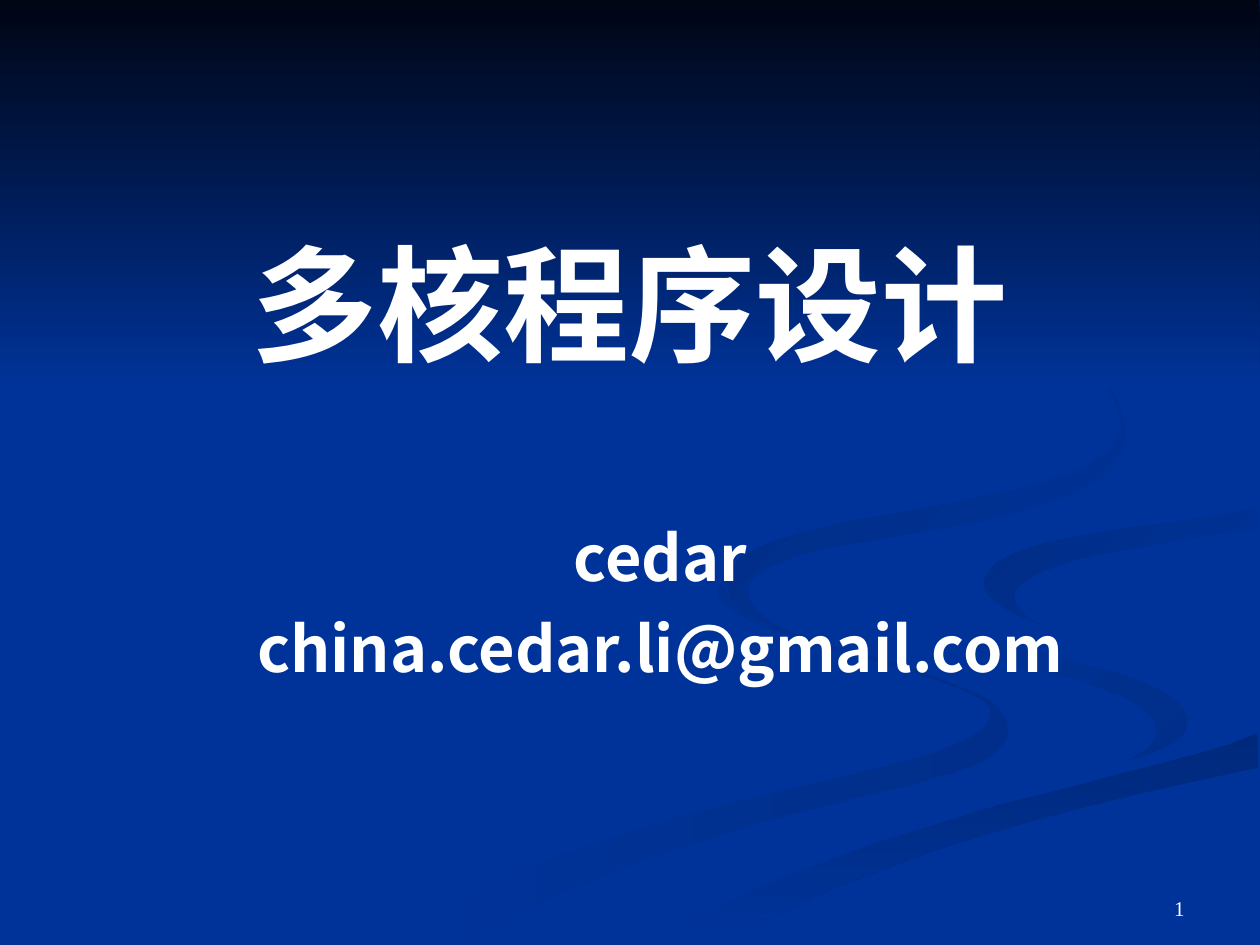
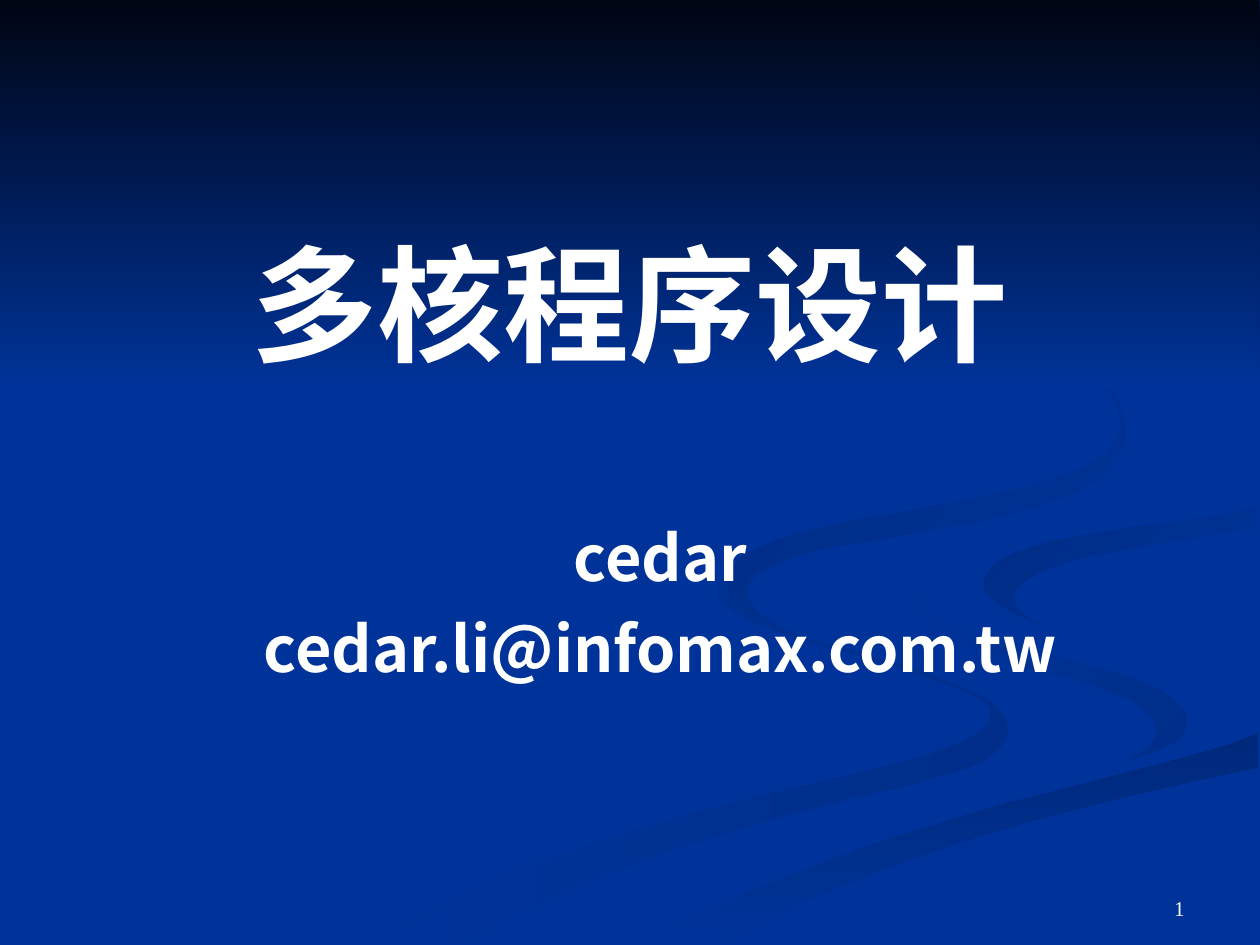
Before and after one commit to cedarli/linux, a slide deck: slide 1 of openMP/doc/OpenMP.ppt. Drawn at 1260x945 pixels with LibreOffice and Linux fonts; fonts in the diff are those of the drawing. Boxes give left, top, right and bottom in pixels: in the first picture for what was removed or moved away, otherwise in the second. Text is boxed around its words. In the diff, an @@ line names an element or a change of style, - is before the commit and + after.

```diff
--- a/openMP/doc/OpenMP.ppt
+++ b/openMP/doc/OpenMP.ppt
@@ subtitle at (264,621,1057,684): text changed @@
-china.cedar.li@gmail.com
+cedar.li@infomax.com.tw
```
Also in this commit, not shown: 3 other slides changed, 18 other files.
